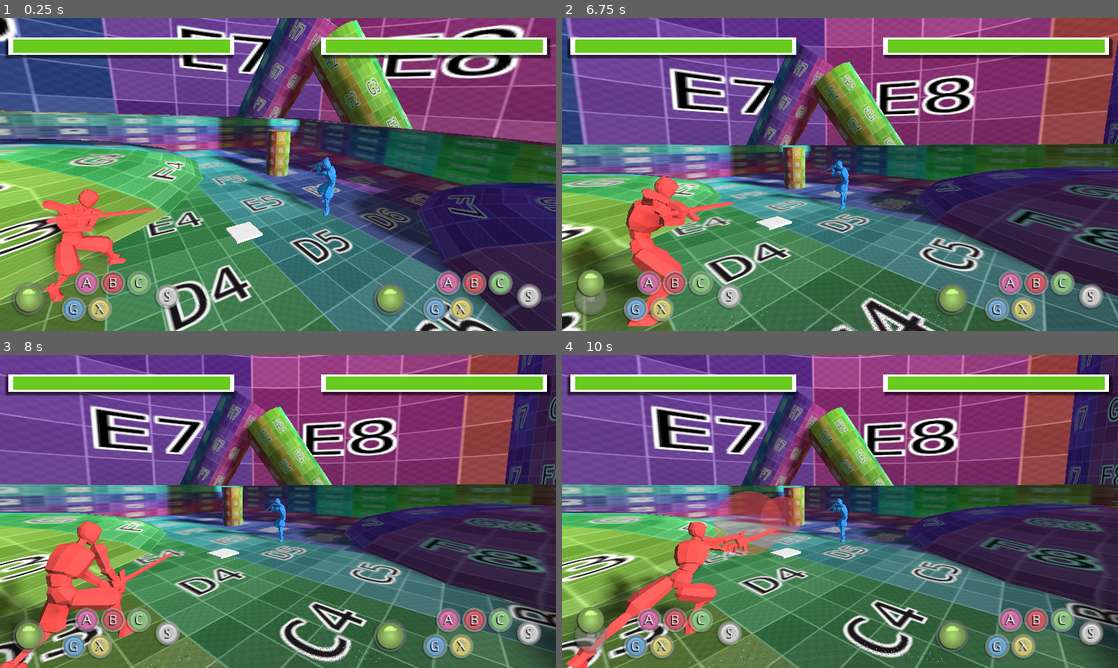
Above: before the commit, frames 1-4 (two rows, left to right).
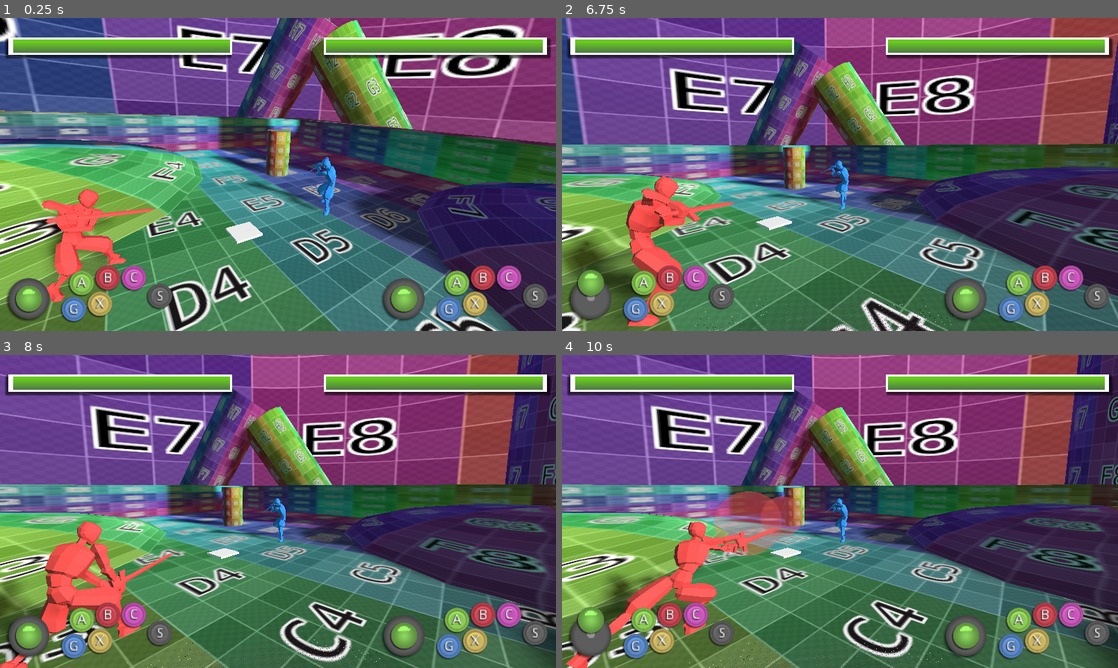
Above: after the commit, the same moments.

Repository: Valkrist/Fighter
Game: Godot game, scene res://stages/stage.tscn
The game is run twice, just before and just after one commit, with the same random seed, the same clock (stepped at 60 frames per second) and the same inputs.
Inputs (mouse positions are in pixels of both pictures, inside the frame that each line leads up to):
- Up to frame 1 (0.25 s): no input
- Up to frame 2 (6.75 s): tap Enter at 0.5, 2.1 s; move the mouse to (962, 158) at 0.52 s; hold D 0.53-1.25 s; tap Q at 0.6 s; click (962, 158) at 0.67 s; tap Space at 0.77, 3.77 s; drag from (728, 190) to (812, 237) at 1.27 s; move the mouse to (895, 105) at 2.02 s; hold D 2.03-2.75 s; drag from (812, 237) to (673, 127) at 2.77 s; move the mouse to (1006, 221) at 3.52 s; hold A 3.53-4.25 s; tap F at 3.6 s; drag from (673, 127) to (756, 96) at 4.27 s; move the mouse to (867, 174) at 5.02 s; hold S 5.03-5.75 s; tap E at 5.1 s; click (867, 174) at 5.17 s; drag from (756, 96) to (728, 190) at 5.77 s; move the mouse to (962, 158) at 6.52 s; hold W from 6.53 s (still down); tap Ctrl at 6.6 s
- Up to frame 3 (8 s): tap Space at 6.77 s; release W at 7.25 s; drag from (166, 527) to (250, 574) at 7.27 s
- Up to frame 4 (10 s): move the mouse to (895, 442) at 8.02 s; hold S 8.03-8.75 s; tap Shift at 8.1 s; drag from (812, 574) to (673, 464) at 8.77 s; move the mouse to (1006, 558) at 9.52 s; hold W from 9.53 s (still down); tap Tab at 9.6 s; click (1006, 558) at 9.67 s; tap Space at 9.77 s

The runs differ from the first frame. In frame 1, 7.5% of the frame differs, in the area x 1-99%, y 6-98%; in frame 2, 7.6%; in frame 3, 7.4%; in frame 4, 7.5%.

Commit message:
Hud touchups.

Diff:
--- a/entities/sword_figher/sword_fighter.gd
+++ b/entities/sword_figher/sword_fighter.gd
@@ -52,8 +52,10 @@
 	has_camera = value
 	if value:
 		input_listener.reverse_left_right = false
+#		input_listener.reverse_up_down = false
 	else:
 		input_listener.reverse_left_right = true
+#		input_listener.reverse_up_down = true
 
 func get_direction():
 	return model_container.transform.basis.get_euler()
@@ -273,13 +275,17 @@
 		emit_signal("requested_camera", self)
 
 func set_camera_side(side):
+#	if not has_camera:
+#		return
+
 	camera_side = side
 	camera_point.translation.x = default_camera_pos.x * side
 	camera_point.look_at(target_point + Vector3(0.0, 1.0, 0.0), Vector3.UP)
 
 func tween_camera_position(position):
-#	camera_position = camera_pivot.get_node("Position3D").translation
-#	var camera_rot = camera_pivot.get_node("Position3D").rotation_degrees
+	if not has_camera:
+		return
+
 	$Tween.interpolate_property(
 		$CameraPointPivot/Position3D, "translation",
 		camera_point.translation, Vector3(position, camera_point.translation.y, camera_point.translation.z), 1,
--- a/entities/sword_figher/sword_fighter.tscn
+++ b/entities/sword_figher/sword_fighter.tscn
@@ -1764,9 +1764,6 @@
 [node name="sword_fighter" parent="ModelContainer" instance=ExtResource( 1 )]
 transform = Transform( -0.6, 0, -9.05975e-08, 0, 0.6, 0, 9.05975e-08, 0, -0.6, 0, 0, 0 )
 
-[node name="Skeleton" parent="ModelContainer/sword_fighter/Armature" index="0"]
-bones/6/bound_children = [ NodePath("BoneAttachment") ]
-
 [node name="Cube" parent="ModelContainer/sword_fighter/Armature/Skeleton" index="0"]
 material/0 = SubResource( 46 )
 
--- a/game/input_manager.gd
+++ b/game/input_manager.gd
@@ -103,8 +103,8 @@
 	2 : [LIGHT],
 #	2 : [SPECIAL],
 	4 : [EVADE],
-	5 : [FIRE],
-	6 : [SPECIAL],
+#	5 : [FIRE],
+	5 : [SPECIAL],
 	7 : [TAUNT],
 	11 : [START],
 	12 : [UP],
--- a/stages/stage.tscn
+++ b/stages/stage.tscn
@@ -85,9 +85,9 @@
 [node name="InputDisplay2" parent="." instance=ExtResource( 6 )]
 anchor_left = 1.0
 anchor_top = 1.0
-margin_left = -448.0
+margin_left = -384.0
 margin_top = -160.0
-margin_right = 149.0
+margin_right = 128.0
 margin_bottom = 52.0
 rect_scale = Vector2( 0.75, 0.75 )
 listen_to_pad = 1
@@ -231,12 +231,6 @@
 [node name="sword" parent="sword_fighter2/ModelContainer/sword_fighter/Armature/Skeleton" index="1"]
 material/0 = SubResource( 15 )
 
-[node name="BoneAttachment" parent="sword_fighter2/ModelContainer/sword_fighter/Armature/Skeleton" index="2"]
-transform = Transform( 0.12379, -0.336002, -0.933691, -0.270738, 0.893793, -0.357539, 0.95466, 0.297046, 0.0196746, 0.114741, 1.59925, -0.447376 )
-
-[node name="AnimationPlayer" parent="sword_fighter2/ModelContainer/sword_fighter" index="1"]
-blend_times = [ "def_hi_light", "offensive_stance", 1.0, "off_hi_fierce", "offensive_stance", 0.5, "offensive_stance", "off_hi_fierce", 0.2 ]
-
 [node name="InterpolatedCamera" parent="." instance=ExtResource( 3 )]
 transform = Transform( -0.00497429, -0.459186, 0.888326, 0, 0.888337, 0.459192, -0.999988, 0.00228415, -0.00441884, 5.30534, 3.75645, -0.193563 )
 target = NodePath("../sword_fighter/CameraPointPivot/Position3D")
--- a/ui/input_display/input_display.gd
+++ b/ui/input_display/input_display.gd
@@ -3,15 +3,13 @@
 export var listen_to_pad = 0
 
 onready var buttons = {
-	InputManager.LIGHT : get_node("Control/UIButton4/Button"),
-	InputManager.HEAVY : get_node("Control/UIButton5/Button"),
-	InputManager.GUARD : get_node("Control/UIButton6/Button"),
-	InputManager.SPECIAL : get_node("Control/UIButton7/Button"),
-	InputManager.STANCE : get_node("Control/UIButton8/Button"),
-	InputManager.START : get_node("Control/UIButton12/Button"),
+	InputManager.LIGHT : get_node("Control/UIButton4/Container/Button"),
+	InputManager.HEAVY : get_node("Control/UIButton5/Container/Button"),
+	InputManager.GUARD : get_node("Control/UIButton6/Container/Button"),
+	InputManager.SPECIAL : get_node("Control/UIButton7/Container/Button"),
+	InputManager.STANCE : get_node("Control/UIButton8/Container/Button"),
+	InputManager.START : get_node("Control/UIButton12/Container/Button"),
 	}
-
-var button_colors = {}
 
 var stick = [
 	InputManager.UP,
@@ -32,8 +30,8 @@
 # Called when the node enters the scene tree for the first time.
 func _ready():
 	InputManager.connect("key_changed", self, "received_input")
-	for button in buttons.keys():
-		button_colors[button] = buttons[button].modulate
+#	for button in buttons.keys():
+#		button_colors[button] = buttons[button].get_parent().modulate
 
 # Called every frame. 'delta' is the elapsed time since the previous frame.
 #func _process(delta):
@@ -43,7 +41,7 @@
 	if pad == listen_to_pad:
 		if state:
 			if buttons.has(key):
-				buttons[key].modulate = button_colors[key].darkened(0.3)
+				buttons[key].modulate = Color.darkgray
 			if stick.has(key):
 				direction += dir_keys[key]
 				$Control/StickContainer/Stick.position = direction.normalized() * 48
@@ -51,7 +49,7 @@
 				$Control/StickContainer/StickBase.rotation = atan2(direction.y, direction.x) + PI * 0.5
 		else:
 			if buttons.has(key):
-				buttons[key].modulate = button_colors[key]
+				buttons[key].modulate = Color.white
 			if stick.has(key):
 				direction -= dir_keys[key]
 				$Control/StickContainer/Stick.position = direction.normalized() * 48
--- a/ui/input_display/input_display.tscn
+++ b/ui/input_display/input_display.tscn
@@ -40,16 +40,18 @@
 position = Vector2( 78, 104 )
 
 [node name="StickBase2" type="Sprite" parent="Control/StickContainer"]
-modulate = Color( 0.65, 0.65, 0.65, 0.5 )
+modulate = Color( 0.431373, 0.431373, 0.431373, 1 )
+scale = Vector2( 1.25, 1.25 )
 texture = ExtResource( 5 )
 
 [node name="StickBase" type="Sprite" parent="Control/StickContainer"]
 visible = false
 scale = Vector2( 0.75, 0.75 )
 texture = ExtResource( 4 )
+offset = Vector2( 0, -2 )
 
 [node name="Stick" type="Sprite" parent="Control/StickContainer"]
-modulate = Color( 0.792157, 1, 0.537255, 1 )
+modulate = Color( 0.65098, 1, 0.435294, 1 )
 scale = Vector2( 0.8, 0.8 )
 texture = ExtResource( 1 )
 
@@ -57,10 +59,10 @@
 position = Vector2( 216, 136 )
 scale = Vector2( 0.75, 0.75 )
 
-[node name="Button" parent="Control/UIButton6" index="1"]
-modulate = Color( 0.541176, 0.788235, 0.988235, 1 )
+[node name="Container" parent="Control/UIButton6" index="0"]
+modulate = Color( 0.443137, 0.67451, 1, 1 )
 
-[node name="Label" parent="Control/UIButton6" index="2"]
+[node name="Label" parent="Control/UIButton6" index="1"]
 margin_left = -24.6667
 margin_top = -25.3334
 margin_right = -11.6667
@@ -68,13 +70,13 @@
 text = "G"
 
 [node name="UIButton8" parent="Control" instance=ExtResource( 2 )]
-position = Vector2( 296, 136 )
+position = Vector2( 296, 120 )
 scale = Vector2( 0.75, 0.75 )
 
-[node name="Button" parent="Control/UIButton8" index="1"]
-modulate = Color( 1, 0.964706, 0.576471, 1 )
+[node name="Container" parent="Control/UIButton8" index="0"]
+modulate = Color( 1, 0.894118, 0.482353, 1 )
 
-[node name="Label" parent="Control/UIButton8" index="2"]
+[node name="Label" parent="Control/UIButton8" index="1"]
 margin_left = -23.3334
 margin_top = -26.6667
 margin_right = -10.3334
@@ -82,24 +84,24 @@
 text = "X"
 
 [node name="UIButton4" parent="Control" instance=ExtResource( 2 )]
-position = Vector2( 256, 56 )
+position = Vector2( 240, 56 )
 scale = Vector2( 0.75, 0.75 )
 
-[node name="Button" parent="Control/UIButton4" index="1"]
-modulate = Color( 1, 0.545098, 0.8, 1 )
+[node name="Container" parent="Control/UIButton4" index="0"]
+modulate = Color( 0.682353, 1, 0.415686, 1 )
 
-[node name="Label" parent="Control/UIButton4" index="2"]
+[node name="Label" parent="Control/UIButton4" index="1"]
 margin_top = -26.6667
 margin_bottom = -12.6667
 
 [node name="UIButton5" parent="Control" instance=ExtResource( 2 )]
-position = Vector2( 336, 56 )
+position = Vector2( 320, 40 )
 scale = Vector2( 0.75, 0.75 )
 
-[node name="Button" parent="Control/UIButton5" index="1"]
-modulate = Color( 0.976471, 0.45098, 0.498039, 1 )
+[node name="Container" parent="Control/UIButton5" index="0"]
+modulate = Color( 0.992157, 0.341176, 0.403922, 1 )
 
-[node name="Label" parent="Control/UIButton5" index="2"]
+[node name="Label" parent="Control/UIButton5" index="1"]
 margin_left = -24.6667
 margin_top = -25.3333
 margin_right = -11.6667
@@ -107,13 +109,13 @@
 text = "B"
 
 [node name="UIButton7" parent="Control" instance=ExtResource( 2 )]
-position = Vector2( 416, 56 )
+position = Vector2( 400, 40 )
 scale = Vector2( 0.75, 0.75 )
 
-[node name="Button" parent="Control/UIButton7" index="1"]
-modulate = Color( 0.67451, 0.945098, 0.627451, 1 )
+[node name="Container" parent="Control/UIButton7" index="0"]
+modulate = Color( 1, 0.427451, 0.92549, 1 )
 
-[node name="Label" parent="Control/UIButton7" index="2"]
+[node name="Label" parent="Control/UIButton7" index="1"]
 margin_left = -24.6666
 margin_top = -26.6667
 margin_right = -11.6666
@@ -121,10 +123,13 @@
 text = "C"
 
 [node name="UIButton12" parent="Control" instance=ExtResource( 2 )]
-position = Vector2( 504, 96 )
+position = Vector2( 480, 96 )
 scale = Vector2( 0.75, 0.75 )
 
-[node name="Label" parent="Control/UIButton12" index="2"]
+[node name="Container" parent="Control/UIButton12" index="0"]
+modulate = Color( 0.486275, 0.486275, 0.486275, 1 )
+
+[node name="Label" parent="Control/UIButton12" index="1"]
 margin_left = -20.6671
 margin_top = -25.3334
 margin_right = -8.66711
--- a/ui/input_display/ui_button.tscn
+++ b/ui/input_display/ui_button.tscn
@@ -5,11 +5,12 @@
 
 [node name="UIButton" type="Node2D"]
 
-[node name="Base" type="Sprite" parent="."]
-modulate = Color( 1, 1, 1, 0.5 )
+[node name="Container" type="Node2D" parent="."]
+
+[node name="Base" type="Sprite" parent="Container"]
 texture = ExtResource( 2 )
 
-[node name="Button" type="Sprite" parent="."]
+[node name="Button" type="Sprite" parent="Container"]
 texture = ExtResource( 1 )
 
 [node name="Label" type="Label" parent="."]
@@ -18,7 +19,7 @@
 margin_right = -13.0
 margin_bottom = -14.0
 rect_scale = Vector2( 4, 4 )
-custom_colors/font_color_shadow = Color( 0, 0, 0, 1 )
+custom_colors/font_color_shadow = Color( 0.258824, 0.258824, 0.258824, 1 )
 custom_constants/shadow_offset_x = -1
 text = "A"
 align = 1
--- a/ui/lifebar/lifebar.tscn
+++ b/ui/lifebar/lifebar.tscn
@@ -3,7 +3,7 @@
 [ext_resource path="res://ui/lifebar/lifebar.gd" type="Script" id=1]
 
 [sub_resource type="StyleBoxFlat" id=1]
-bg_color = Color( 0.654902, 0, 0, 1 )
+bg_color = Color( 0.952941, 0.176471, 0.176471, 1 )
 border_blend = true
 corner_detail = 1
 anti_aliasing = false
@@ -17,7 +17,7 @@
 border_color = Color( 1, 1, 1, 1 )
 corner_detail = 1
 expand_margin_left = 10.0
-expand_margin_right = 10.0
+expand_margin_right = 5.0
 expand_margin_top = 5.0
 expand_margin_bottom = 5.0
 shadow_size = 5
@@ -26,6 +26,7 @@
 
 [sub_resource type="StyleBoxFlat" id=3]
 bg_color = Color( 0.411765, 0.8, 0.121569, 1 )
+border_width_bottom = 25
 border_color = Color( 0.309804, 0.470588, 0.278431, 1 )
 border_blend = true
 corner_detail = 1
